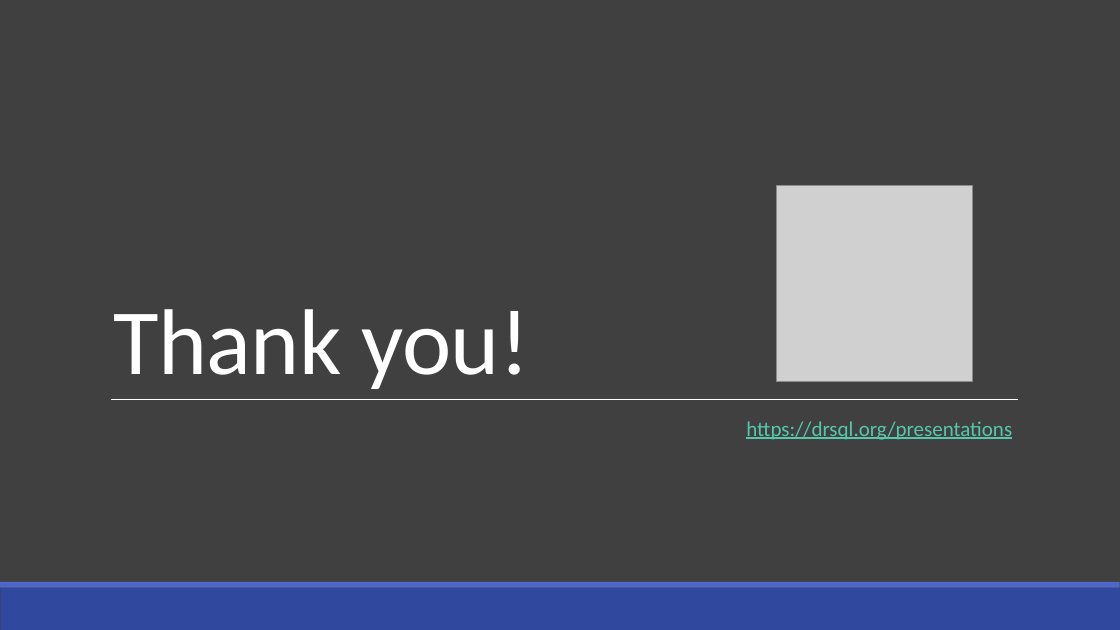
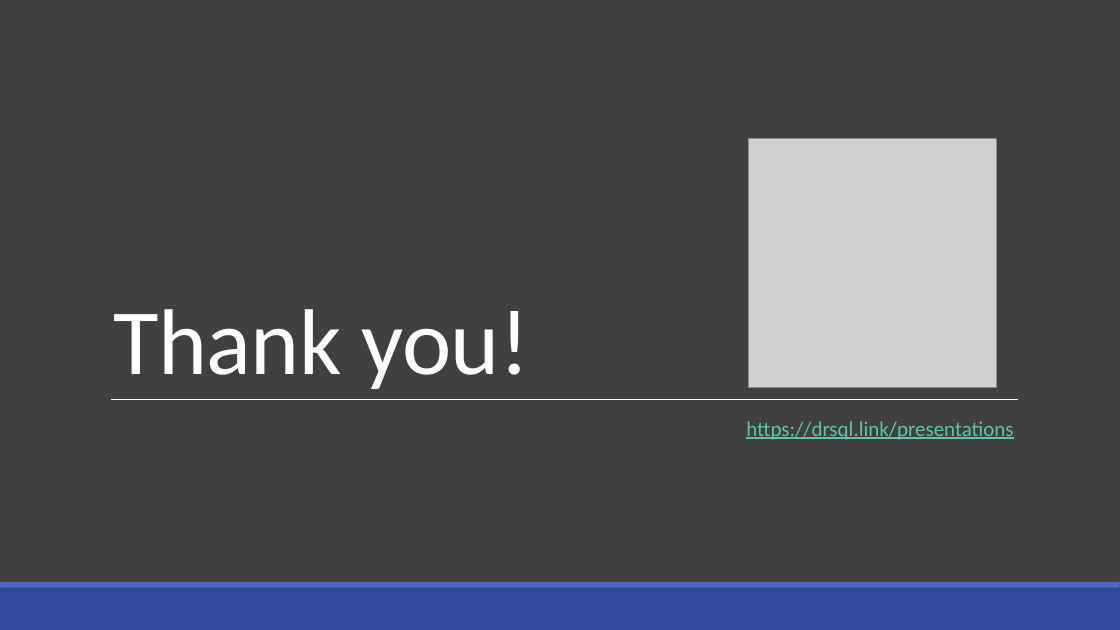
Before and after one commit to drsqlgithub/Presentation-Downloads, a slide deck: slide 24 of BI Versus Relational Design/Bi Versus Relational.pptx. Drawn at 1120x630 pixels with LibreOffice and Linux fonts; fonts in the diff are those of the drawing; grey boxes stand for pictures. Boxes give left, top, right and bottom in pixels: in the first picture for what was removed or moved away, otherwise in the second. Text is boxed around its words. In the diff, an @@ line names an element or a change of style, - is before the commit and + after.

```diff
--- a/BI Versus Relational Design/Bi Versus Relational.pptx
+++ b/BI Versus Relational Design/Bi Versus Relational.pptx
@@ picture: place and size @@
-picture at <box>776,186,972,381</box>
+picture at <box>749,139,997,387</box>
@@ text at <box>746,421,1013,440</box>: text changed @@
-https://drsql.org/presentations
+https://drsql.link/presentations
```
Also in this commit, not shown: 1 other slide changed, 1 other file.
